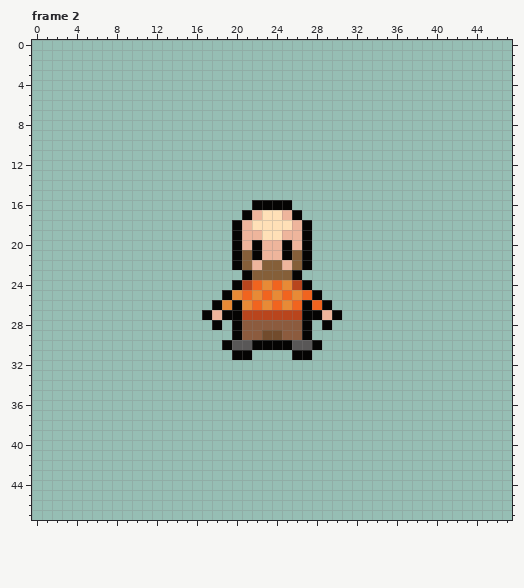
A pixel-art file gets an edit: art/characters/playerB.aseprite. The first picture shows the starting point.
48x48 pixels, 5 frames. Shown: frame 2. The commit also changed other frames, which this record leaves out.
New version:
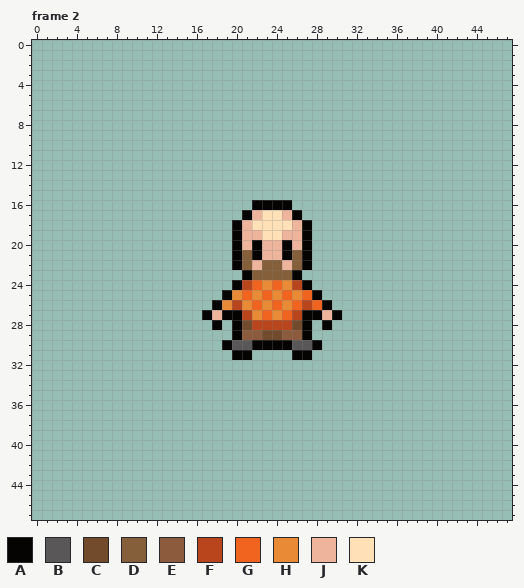
Palette (. is transparent): A #050403  B #595757  C #724b2c  D #855f39  E #8c5b3e  F #b9451d  G #f1641f  H #e88a36  J #eeb59c  K #ffe0b7
Edits made:
Frame 2:
y 26: x 20 A -> F; x 27 A -> F
y 27: x 22..25 FFFF -> HGHG
y 28: x 21..26 EEEEEE -> CFFFFC
Pixel boxes of the changes (left, top, right, bottom) in both pictures:
changed: (232, 300, 312, 330)
